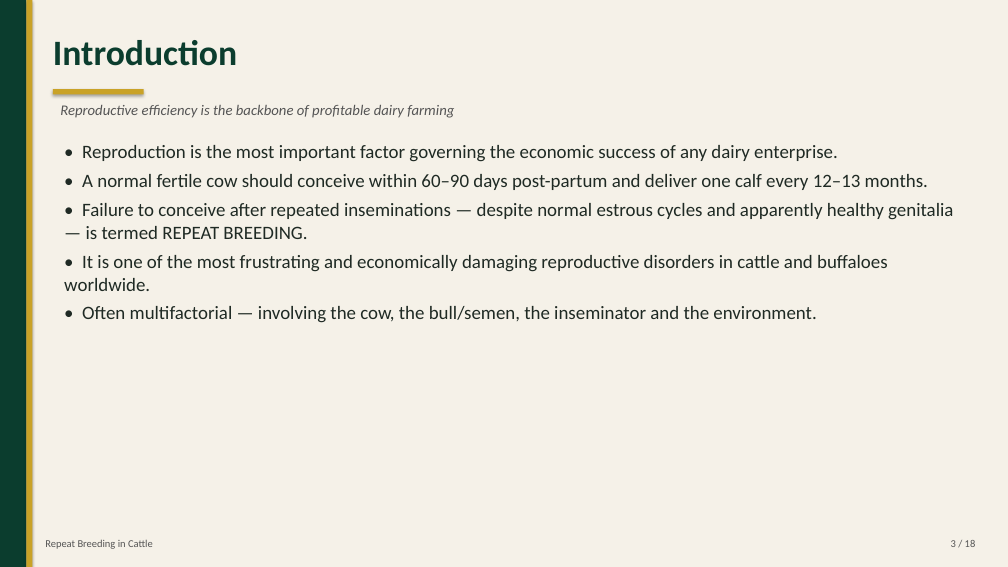
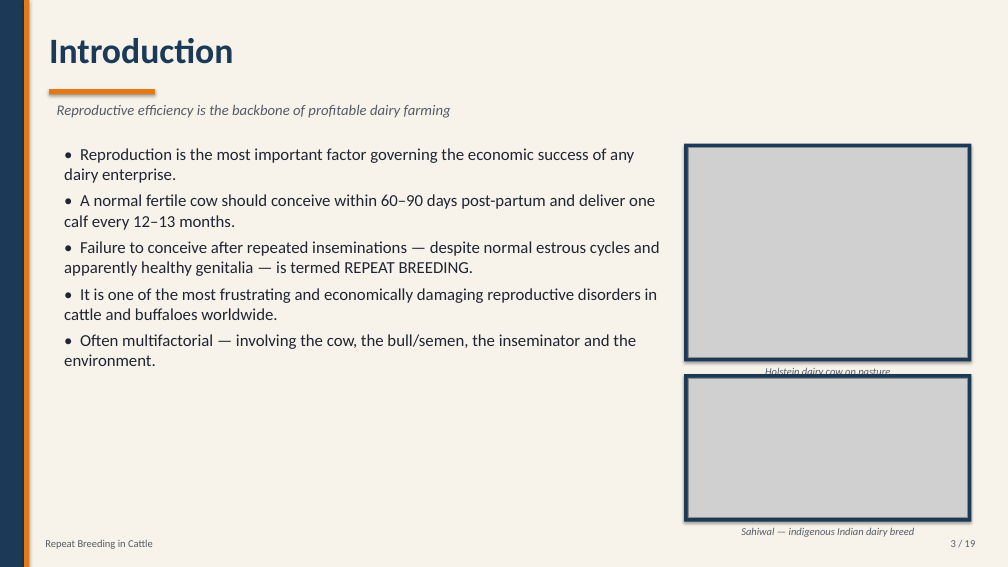
Before and after one commit to shumonlaskar9-cell/MAIN-KIRO, a slide deck: slide 3 of Repeat_Breeding.pptx. Drawn at 1008x567 pixels with LibreOffice and Linux fonts; fonts in the diff are those of the drawing; grey boxes stand for pictures. Boxes give left, top, right and bottom in pixels: in the first picture for what was removed or moved away, otherwise in the second. Text is boxed around its words. In the diff, an @@ line names an element or a change of style, - is before the commit and + after.

Commit message:
Refresh deck: navy/amber theme, 5 photos, buffalo-specific slide

```diff
--- a/Repeat_Breeding.pptx
+++ b/Repeat_Breeding.pptx
@@ rectangle at (x1=0, y1=0, x2=1008, y2=567): fill #F5F1E8 to #F7F3EB @@
@@ rectangle at (x1=0, y1=0, x2=24, y2=567): fill #0B3D2E to #1B3A57 @@
@@ rectangle moved from (x1=26, y1=0, x2=33, y2=567) to (x1=24, y1=0, x2=29, y2=567) @@
@@ rectangle at (x1=24, y1=0, x2=29, y2=567): fill #C9A227 to #E07A18 @@
@@ text "Introduction" at (x1=49, y1=38, x2=233, y2=64): text colour #0B3D2E to #1B3A57 @@
@@ rectangle at (x1=49, y1=89, x2=155, y2=95): fill #C9A227 to #E07A18 @@
@@ rectangle resized from (x1=53, y1=89, x2=144, y2=95) to (x1=49, y1=89, x2=155, y2=95) @@
@@ text "Reproductive efficiency is the backbone ..." at (x1=57, y1=105, x2=451, y2=118): text colour #555555 to #555C66 @@
@@ text "• Reproduction is the most ..." at (x1=64, y1=148, x2=660, y2=366): size 18 to 16 pt, text colour #1F2A24 to #1F2533 @@
@@ rectangle added at (x1=684, y1=144, x2=972, y2=361), fill #1B3A57 @@
@@ picture added at (x1=688, y1=147, x2=968, y2=358) @@
@@ rectangle added at (x1=684, y1=374, x2=972, y2=522), fill #1B3A57 @@
@@ picture added at (x1=688, y1=378, x2=968, y2=518) @@
@@ text added at (x1=765, y1=367, x2=890, y2=378), 10 pt, text #555C66, italic @@
+Holstein dairy cow on pasture
@@ text "Repeat Breeding in Cattle" at (x1=45, y1=540, x2=153, y2=549): text colour #555555 to #555C66 @@
@@ text added at (x1=741, y1=527, x2=914, y2=537), 10 pt, text #555C66, italic @@
+Sahiwal — indigenous Indian dairy breed
@@ text at (x1=951, y1=540, x2=976, y2=547): text changed; text colour #555555 to #555C66 @@
-3 / 18
+3 / 19
```
Also in this commit, not shown: 17 other slides changed, 1 slide added, 6 other files.
